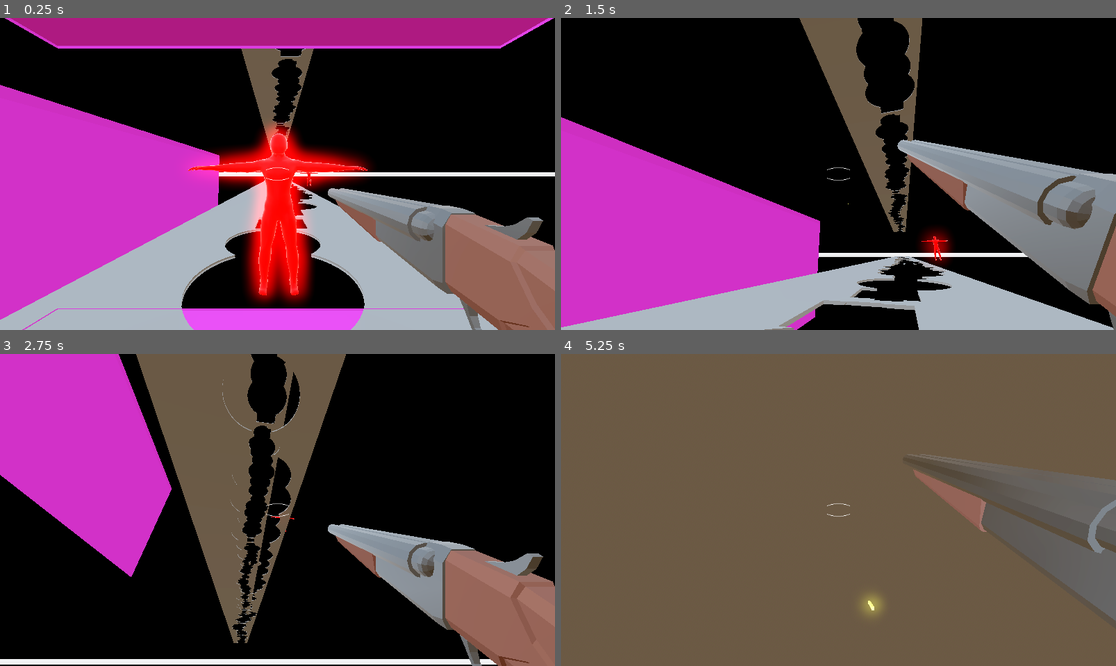
Above: before the commit, frames 1-4 (two rows, left to right).
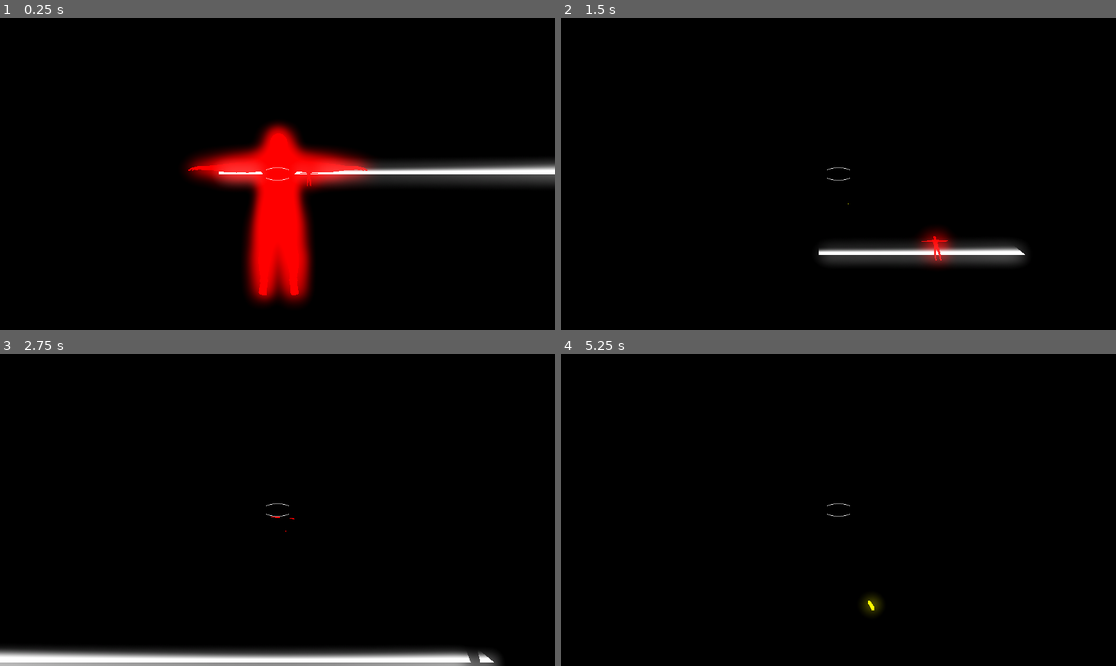
Above: after the commit, the same moments.

Repository: Games4Doritos/UWAGameJam2
Game: Godot game, scene res://Scenes/world.tscn
The game is run twice, just before and just after one commit, with the same random seed, the same clock (stepped at 60 frames per second) and the same inputs. This scene is started directly instead of the project's main scene.
Inputs (mouse positions are in pixels of both pictures, inside the frame that each line leads up to):
- Up to frame 1 (0.25 s): no input
- Up to frame 2 (1.5 s): move the mouse to (866, 174) at 0.52 s; hold Shift (run) 0.53-1.28 s; hold W (forward) from 0.53 s (still down); click (866, 174) at 0.67 s; tap Space (jump) at 0.77 s; move the mouse to (810, 174) at 1.27 s; click (810, 174) at 1.35 s
- Up to frame 3 (2.75 s): keep holding W (forward); tap Space (jump) at 1.52 s; move the mouse to (288, 503) at 2.02 s; hold Shift (run) from 2.03 s (still down); click (288, 503) at 2.17 s
- Up to frame 4 (5.25 s): keep holding W (forward); move the mouse to (832, 516) at 2.77 s; release Shift (run) at 2.78 s; click (832, 516) at 2.85 s; tap Space (jump) at 3.02, 3.77, 4.52 s; move the mouse to (877, 513) at 3.52 s; hold Shift (run) 3.53-4.28 s; click (877, 513) at 3.67 s; move the mouse to (794, 506) at 4.27 s; click (794, 506) at 4.35 s; move the mouse to (844, 510) at 5.02 s; hold Shift (run) from 5.03 s (still down); click (844, 510) at 5.17 s

The runs differ from the first frame. In frame 1, 59% of the frame differs, in the area x 0-100%, y 0-100%; in frame 2, 47%; in frame 3, 43%; in frame 4, 100%.

Commit message:
feat: Sky Visuals
Sky is now black with some visual effects added.

Diff:
--- a/Scenes/world.tscn
+++ b/Scenes/world.tscn
@@ -1,26 +1,38 @@
-[gd_scene load_steps=12 format=3 uid="uid://iwfgkvarjm0n"]
+[gd_scene load_steps=13 format=3 uid="uid://iwfgkvarjm0n"]
 
 [ext_resource type="Script" uid="uid://dj1wthwtr1vnm" path="res://Scripts/world.gd" id="1_a02cp"]
-[ext_resource type="PackedScene" path="res://Scenes/player.tscn" id="3_5a7ea"]
+[ext_resource type="PackedScene" uid="uid://o3ub2oantqqe" path="res://Scenes/player.tscn" id="3_5a7ea"]
 [ext_resource type="PackedScene" uid="uid://drljc12idjfwg" path="res://Scenes/pauseMenu.tscn" id="3_8j60k"]
 [ext_resource type="PackedScene" uid="uid://cyxhqcptr46vf" path="res://Scenes/platform.tscn" id="4_8j60k"]
 [ext_resource type="PackedScene" uid="uid://08c42j810hqm" path="res://Scenes/enemy.tscn" id="5_fo5ed"]
 [ext_resource type="PackedScene" uid="uid://bku0fcxthrbtm" path="res://Scenes/world_boundary.tscn" id="6_5ukr8"]
 
-[sub_resource type="ProceduralSkyMaterial" id="ProceduralSkyMaterial_a02cp"]
+[sub_resource type="ProceduralSkyMaterial" id="ProceduralSkyMaterial_5ukr8"]
+sky_top_color = Color(0, 0, 0, 1)
+sky_horizon_color = Color(1, 1, 1, 1)
+sky_curve = 0.003552451
+sky_energy_multiplier = 2.0
+ground_bottom_color = Color(0, 0, 0, 1)
+ground_horizon_color = Color(0, 0, 0, 1)
 
 [sub_resource type="Sky" id="Sky_a02cp"]
-sky_material = SubResource("ProceduralSkyMaterial_a02cp")
+sky_material = SubResource("ProceduralSkyMaterial_5ukr8")
 
 [sub_resource type="Environment" id="Environment_a02cp"]
 background_mode = 2
-background_energy_multiplier = 1.62
+background_energy_multiplier = 3.0
 sky = SubResource("Sky_a02cp")
 tonemap_mode = 2
 tonemap_exposure = 1.34
 tonemap_white = 2.38
 glow_enabled = true
-adjustment_brightness = 6.76
+adjustment_enabled = true
+
+[sub_resource type="CameraAttributesPractical" id="CameraAttributesPractical_5ukr8"]
+dof_blur_far_enabled = true
+dof_blur_far_distance = 1000.0
+dof_blur_far_transition = 8192.0
+dof_blur_amount = 0.0
 
 [sub_resource type="BoxMesh" id="BoxMesh_a02cp"]
 
@@ -32,6 +44,7 @@
 
 [node name="WorldEnvironment" type="WorldEnvironment" parent="."]
 environment = SubResource("Environment_a02cp")
+camera_attributes = SubResource("CameraAttributesPractical_5ukr8")
 
 [node name="CSGMesh3D" type="CSGMesh3D" parent="."]
 transform = Transform3D(-8.603006, 0, 0, 0, -0.0498811, 0, 0, 0, -7.895674, 0.028707623, 0.046147585, 0)
--- a/Scenes/world_boundary.tscn
+++ b/Scenes/world_boundary.tscn
@@ -1,17 +1,8 @@
-[gd_scene load_steps=5 format=3 uid="uid://bku0fcxthrbtm"]
+[gd_scene load_steps=3 format=3 uid="uid://bku0fcxthrbtm"]
 
 [ext_resource type="Script" uid="uid://dq8ui8qq50bt8" path="res://area_3d.gd" id="1_rywkc"]
 
 [sub_resource type="WorldBoundaryShape3D" id="WorldBoundaryShape3D_xrcav"]
-
-[sub_resource type="StandardMaterial3D" id="StandardMaterial3D_rywkc"]
-shading_mode = 0
-vertex_color_use_as_albedo = true
-albedo_color = Color(0, 0, 0, 1)
-
-[sub_resource type="PlaneMesh" id="PlaneMesh_rywkc"]
-material = SubResource("StandardMaterial3D_rywkc")
-size = Vector2(100000, 100000)
 
 [node name="WorldBoundary" type="Area3D"]
 script = ExtResource("1_rywkc")
@@ -19,7 +10,4 @@
 [node name="CollisionShape3D" type="CollisionShape3D" parent="."]
 shape = SubResource("WorldBoundaryShape3D_xrcav")
 
-[node name="MeshInstance3D" type="MeshInstance3D" parent="."]
-mesh = SubResource("PlaneMesh_rywkc")
-
 [connection signal="body_entered" from="." to="." method="_on_body_entered"]
